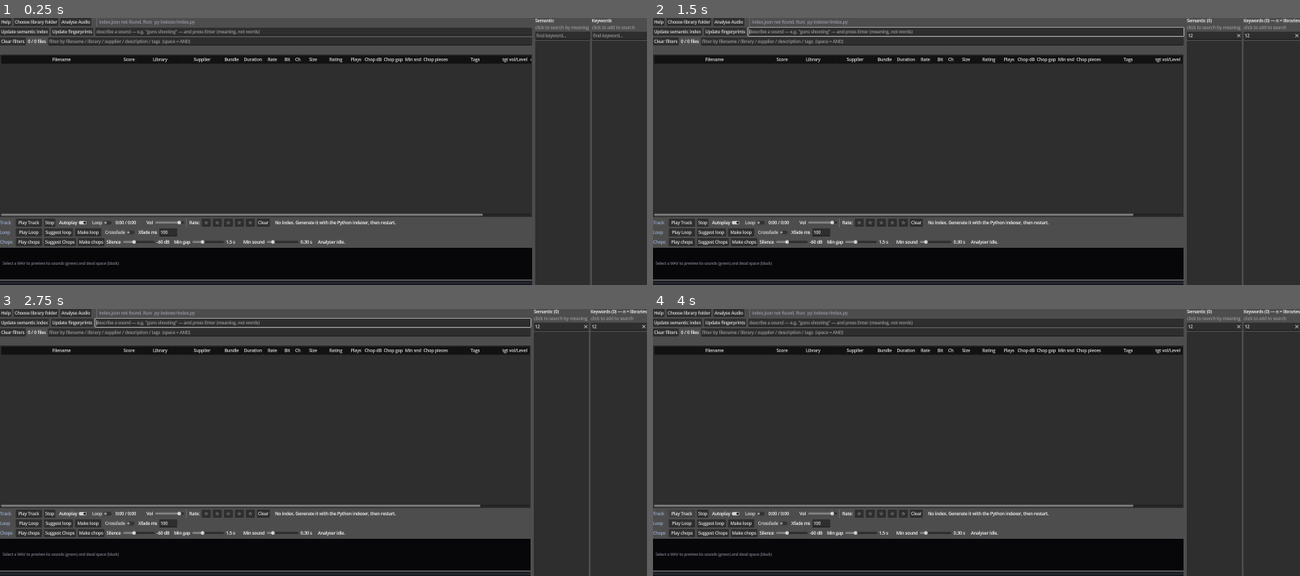
Above: before the commit, frames 1-4 (two rows, left to right).
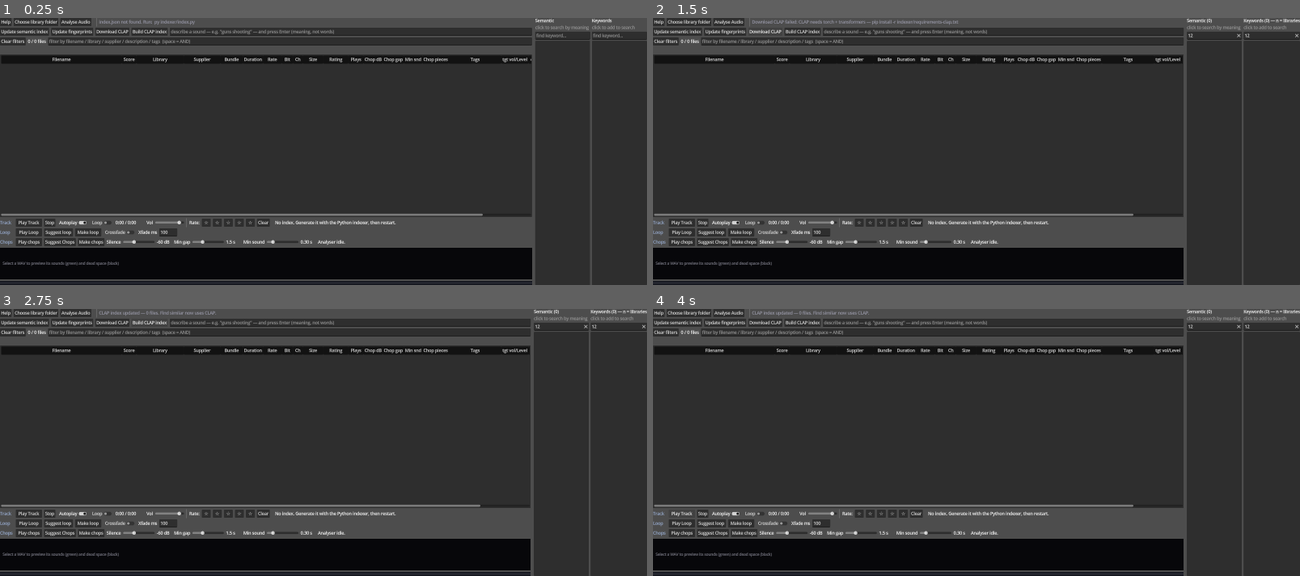
Above: after the commit, the same moments.

Repository: benedictcarter/sound_lib
Game: Godot game, scene res://main.tscn
Two runs of this game, one before a commit and one after it. Both use one fixed random seed, a clock stepped at 60 frames per second and the inputs below.
Inputs (mouse positions are in pixels of both pictures, inside the frame that each line leads up to):
- Up to frame 1 (0.25 s): no input
- Up to frame 2 (1.5 s): click (1215, 36) at 0.52 s; type "12" at 0.6 s; click (1274, 36) at 0.75 s; type "12" at 0.83 s; click (762, 31) at 1.25 s, where only the run after the commit has a clickable "Download CLAP"
- Up to frame 3 (2.75 s): click (148, 322) at 2 s, where only the run after the commit has a clickable "Build CLAP index"
- Up to frame 4 (4 s): click "Play Track" at 2.75 s; click "Play Track" at 3.5 s

The runs differ from the first frame. In frame 1, 0.3% of the frame differs, in the area x 14-52%, y 3-7%; in frame 2, 0.9%, in the area x 14-83%, y 0-7%; in frame 3, 0.8%; in frame 4, 0.4%.

Commit message:
Optional CLAP: Download CLAP + Build CLAP index buttons; model gitignored
- .gitignore: never commit models (/models/, *.safetensors/*.pt/*.onnx/*.bin) —
  the ~1 GB CLAP model is downloaded on demand into <repo>/models, not shipped.
- requirements-clap.txt (torch + transformers) — optional, separate from core deps.
- indexer/clap_embed.py: --download (fetch model), build clap.npz (--only-missing
  /--progress), and --text (query vector). laion/clap-htsat-unfused via transformers,
  48 kHz, unit-normalised 512-d vectors; graceful error if torch isn't installed.
- similar.py auto-prefers clap.npz (cosine) over the lightweight fingerprints
  (z-score euclidean), so Find similar upgrades transparently once CLAP is built.
- App: 'Download CLAP' + 'Build CLAP index' buttons (threaded, polled). NOTE:
  untested locally (torch not installed here) — verified only the no-torch path
  gives a clean 'pip install requirements-clap.txt' message.

Co-Authored-By: Claude Opus 4.8 <noreply@anthropic.com>

Diff:
--- a/app/main.gd
+++ b/app/main.gd
@@ -113,7 +113,7 @@
 
 [b]Two ways to search by sound[/b]
 • [b]Semantic[/b] (text): describe it in words — matches meaning of the metadata.
-• [b]Find similar[/b] (audio): right-click a file → ranks th …(69 unchanged characters)… ith [b]Update fingerprints[/b] (top bar), like Update semantic index.
+• [b]Find similar[/b] (audio): right-click a file → ranks th …(69 unchanged characters)… ith [b]Update fingerprints[/b] (top bar). [i]Optional:[/i] pip-install requirements-clap.txt, then [b]Download CLAP[/b] → [b]Build CLAP index[/b] for a stronger model (Find similar auto-uses it).
 
 [b]Delete[/b]
 Select rows and press [b]Del[/b] (or right-click → Delete) → confirm → moves them to the Recycle Bin (recoverable).
@@ -540,6 +540,15 @@
 var _similar_thread: Thread = null       # "Find similar" query
 var _similar_busy: bool = false
 var _similar_result_path: String = ""
+var _clap_dl_thread: Thread = null       # optional CLAP model download
+var _clap_dl_busy: bool = false
+var _clap_dl_btn: Button
+var _clap_dl_result_path: String = ""
+var _clapidx_thread: Thread = null       # optional CLAP audio index build
+var _clapidx_busy: bool = false
+var _clapidx_btn: Button
+var _clapidx_poll: Timer
+var _clapidx_progress_path: String = ""
 
 # persisted UI prefs (window geom, column widths, sort, search/filters, toggles)
 var _prefs: Dictionary = {}
@@ -653,6 +662,8 @@
 	_emb_progress_path = ProjectSettings.globalize_path("user://embed_progress.json")
 	_fp_progress_path = ProjectSettings.globalize_path("user://fingerprint_progress.json")
 	_similar_result_path = ProjectSettings.globalize_path("user://similar_result.json")
+	_clap_dl_result_path = ProjectSettings.globalize_path("user://clap_download.json")
+	_clapidx_progress_path = ProjectSettings.globalize_path("user://clap_progress.json")
 	_load_userdata()
 	_load_chopping()
 	_load_loudness()
@@ -830,6 +841,22 @@
 		+ "Slow on a fresh library; incremental after."
 	_fp_btn.pressed.connect(_update_fingerprints)
 	bar0.add_child(_fp_btn)
+
+	_clap_dl_btn = Button.new()
+	_clap_dl_btn.text = "Download CLAP"
+	_clap_dl_btn.tooltip_text = "OPTIONAL: download the ~1 GB CLAP model (needs " \
+		+ "torch+transformers — pip install -r indexer/requirements-clap.txt). Gives a " \
+		+ "stronger Find similar. Model goes in <repo>/models (gitignored, not shipped)."
+	_clap_dl_btn.pressed.connect(_download_clap)
+	bar0.add_child(_clap_dl_btn)
+
+	_clapidx_btn = Button.new()
+	_clapidx_btn.text = "Build CLAP index"
+	_clapidx_btn.tooltip_text = "After downloading CLAP: embed every file's audio with " \
+		+ "it (slow on CPU) → clap.npz. Find similar then uses CLAP instead of the " \
+		+ "lightweight fingerprints."
+	_clapidx_btn.pressed.connect(_build_clap_index)
+	bar0.add_child(_clapidx_btn)
 
 	_sem_edit = LineEdit.new()
 	_sem_edit.placeholder_text = "describe a sound — e.g. \"guns shooting\" — and press Enter (meaning, not words)"
@@ -986,6 +1013,11 @@
 	_fp_poll.wait_time = 1.0
 	_fp_poll.timeout.connect(_fp_tick)
 	add_child(_fp_poll)
+
+	_clapidx_poll = Timer.new()
+	_clapidx_poll.wait_time = 1.0
+	_clapidx_poll.timeout.connect(_clapidx_tick)
+	add_child(_clapidx_poll)
 
 	# coalesce chopping.json writes so a slider/graph drag saves once, not per tick
 	_chop_save_debounce = Timer.new()
@@ -1969,6 +2001,95 @@
 		if typeof(d) == TYPE_DICTIONARY:
 			n = int(d.get("analysed", 0))
 	_status_label.text = "Fingerprints updated — %d new file%s. Right-click a file → Find similar." % [
+		n, "" if n == 1 else "s"]
+
+
+# ----- optional CLAP: download the model, then build the audio index ------------
+func _download_clap() -> void:
+	if _clap_dl_busy:
+		return
+	if FileAccess.file_exists(_clap_dl_result_path):
+		DirAccess.remove_absolute(_clap_dl_result_path)
+	var script := ProjectSettings.globalize_path("res://").path_join(
+		"../indexer/clap_embed.py").simplify_path()
+	_clap_dl_busy = true
+	_clap_dl_btn.disabled = true
+	_clap_dl_btn.text = "Downloading CLAP… (~1 GB)"
+	_clap_dl_thread = Thread.new()
+	_clap_dl_thread.start(_clap_dl_run.bind(script, _clap_dl_result_path))
+
+
+func _clap_dl_run(script: String, result: String) -> void:
+	var output: Array = []
+	var args := [script, "--download", "--result", result]
+	var code := OS.execute("py", args, output, true)
+	if code == -1:
+		OS.execute("python", args, output, true)
+	call_deferred("_clap_dl_finished")
+
+
+func _clap_dl_finished() -> void:
+	_clap_dl_busy = false
+	if _clap_dl_thread:
+		_clap_dl_thread.wait_to_finish()
+		_clap_dl_thread = null
+	_clap_dl_btn.disabled = false
+	_clap_dl_btn.text = "Download CLAP"
+	var ok := false
+	var err := "CLAP needs torch + transformers — pip install -r indexer/requirements-clap.txt"
+	if FileAccess.file_exists(_clap_dl_result_path):
+		var d: Variant = JSON.parse_string(FileAccess.get_file_as_string(_clap_dl_result_path))
+		if typeof(d) == TYPE_DICTIONARY:
+			ok = bool(d.get("ok", false))
+			err = String(d.get("error", err))
+	_status_label.text = "CLAP model downloaded — now click 'Build CLAP index'." if ok else ("Download CLAP failed: " + err)
+
+
+func _build_clap_index() -> void:
+	if _clapidx_busy:
+		return
+	var script := ProjectSettings.globalize_path("res://").path_join(
+		"../indexer/clap_embed.py").simplify_path()
+	if FileAccess.file_exists(_clapidx_progress_path):
+		DirAccess.remove_absolute(_clapidx_progress_path)
+	_clapidx_busy = true
+	_clapidx_btn.disabled = true
+	_clapidx_btn.text = "Scanning…"
+	_clapidx_thread = Thread.new()
+	_clapidx_thread.start(_clapidx_run.bind(script, _clapidx_progress_path))
+	_clapidx_poll.start()
+
+
+func _clapidx_run(script: String, progress: String) -> void:
+	var output: Array = []
+	var args := [script, "--only-missing", "--progress", progress]
+	var code := OS.execute("py", args, output, true)
+	if code == -1:
+		OS.execute("python", args, output, true)
+	call_deferred("_clapidx_finished")
+
+
+func _clapidx_tick() -> void:
+	if FileAccess.file_exists(_clapidx_progress_path):
+		var d: Variant = JSON.parse_string(FileAccess.get_file_as_string(_clapidx_progress_path))
+		if typeof(d) == TYPE_DICTIONARY and int(d.get("total", 0)) > 0:
+			_clapidx_btn.text = "CLAP %d / %d…" % [int(d.get("analysed", 0)), int(d.get("total", 0))]
+
+
+func _clapidx_finished() -> void:
+	_clapidx_poll.stop()
+	if _clapidx_thread:
+		_clapidx_thread.wait_to_finish()
+		_clapidx_thread = null
+	_clapidx_busy = false
+	_clapidx_btn.disabled = false
+	_clapidx_btn.text = "Build CLAP index"
+	var n := 0
+	if FileAccess.file_exists(_clapidx_progress_path):
+		var d: Variant = JSON.parse_string(FileAccess.get_file_as_string(_clapidx_progress_path))
+		if typeof(d) == TYPE_DICTIONARY:
+			n = int(d.get("analysed", 0))
+	_status_label.text = "CLAP index updated — %d file%s. Find similar now uses CLAP." % [
 		n, "" if n == 1 else "s"]
 
 
@@ -4320,6 +4441,10 @@
 		_fp_thread.wait_to_finish()
 	if _similar_thread and _similar_thread.is_started():
 		_similar_thread.wait_to_finish()
+	if _clap_dl_thread and _clap_dl_thread.is_started():
+		_clap_dl_thread.wait_to_finish()
+	if _clapidx_thread and _clapidx_thread.is_started():
+		_clapidx_thread.wait_to_finish()
 
 
 func _an_finished() -> void:
Not shown, changed: .gitignore
Not shown, added: indexer/clap_embed.py
Not shown, added: indexer/requirements-clap.txt
Not shown, changed: indexer/similar.py
